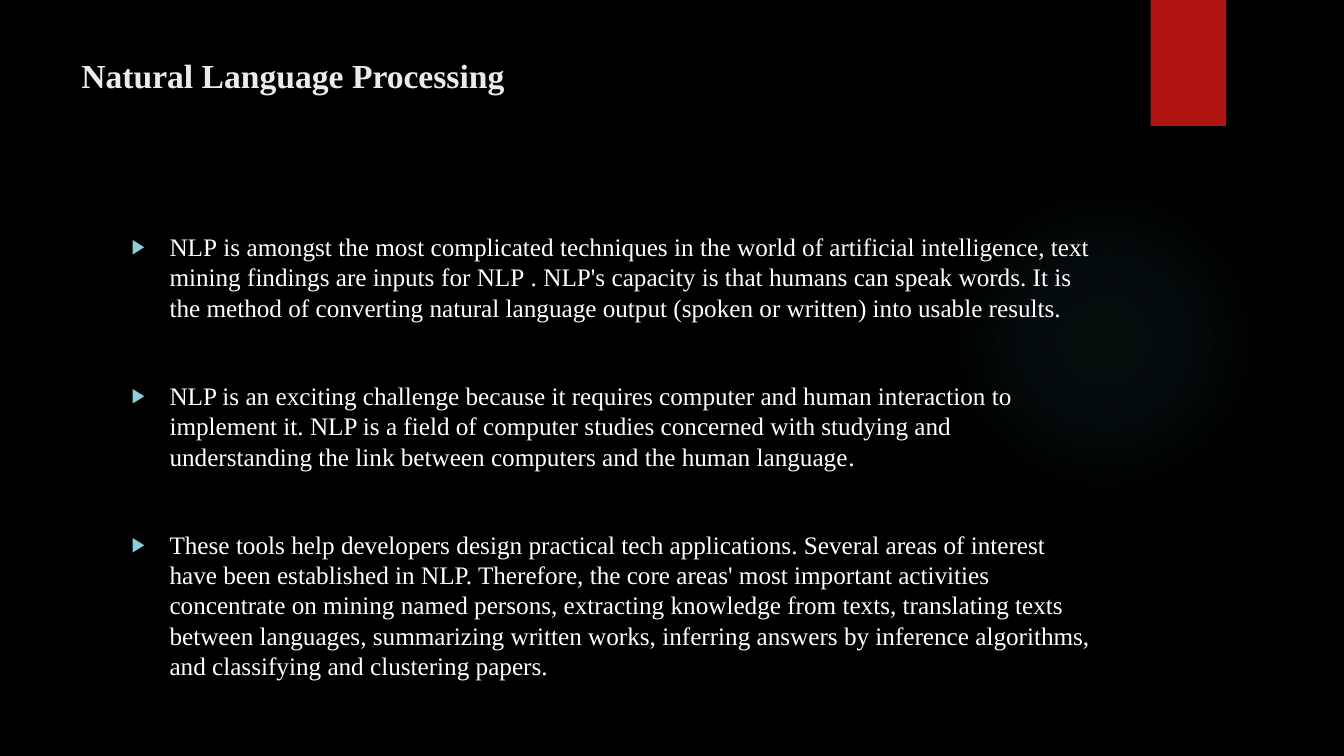
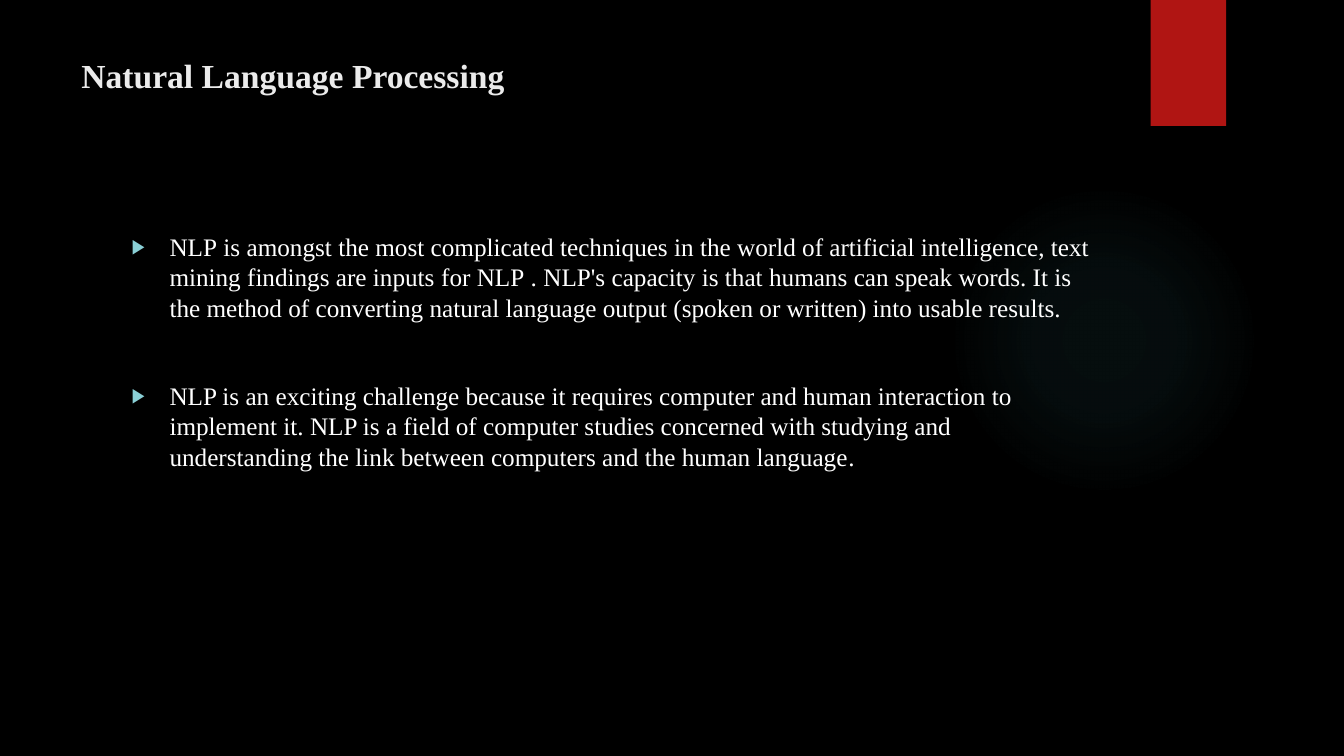
Before and after one commit to GopiAchyutha-16327151/Journal-club-presentation, a slide deck: slide 8 of NLP Presentation.pptx. Drawn at 1344x756 pixels with LibreOffice and Linux fonts; fonts in the diff are those of the drawing; background and template pictures are left out. Boxes give left, top, right and bottom in pixels: in the first picture for what was removed or moved away, otherwise in the second. Text is boxed around its words. In the diff, an @@ line names an element or a change of style, - is before the commit and + after.

```diff
--- a/NLP Presentation.pptx
+++ b/NLP Presentation.pptx
@@ text at box(170, 536, 1089, 681): paragraph removed @@
-▶ These tools help developers design practical tech applications. Several areas of interest have been established in NLP. Therefore, the core areas' most important activities concentrate on mining named persons, extracting knowledge from texts, translating texts between languages, summarizing written works, inferring answers by inference algorithms, and classifying and clustering papers.
```
Also in this commit, not shown: 5 other slides changed, 3 slides added, 1 slide removed.
